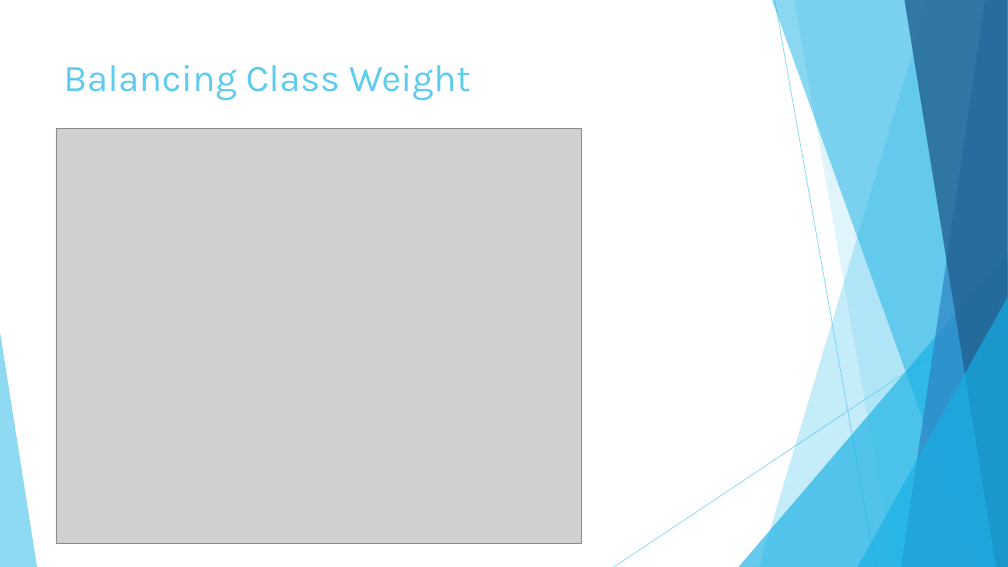
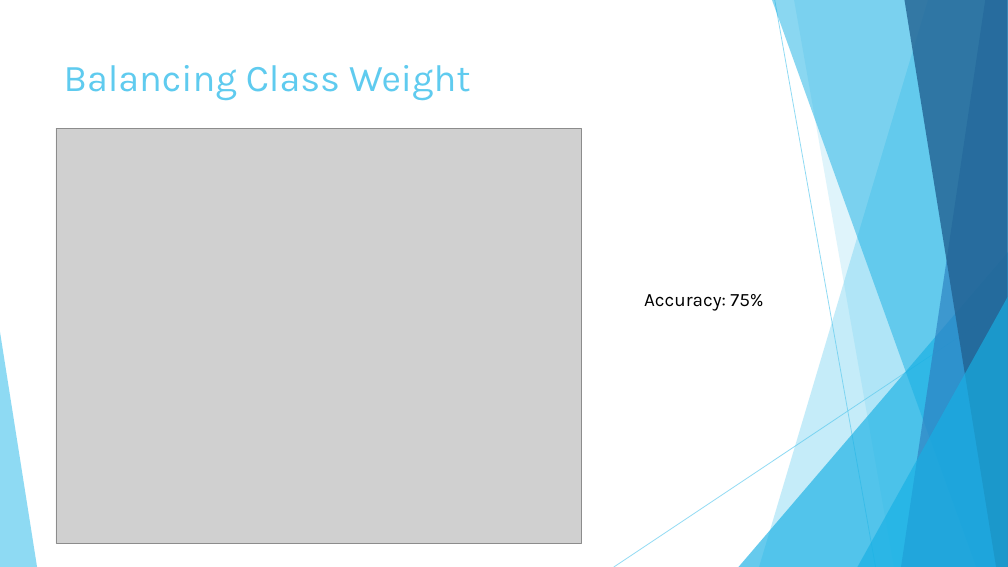
Before and after one commit to daniasalman6/Project-Data-Mining, a slide deck: slide 14 of Presentation/Final_Presentation.pptx (slide 13 before the commit). Drawn at 1008x567 pixels with LibreOffice and Linux fonts; fonts in the diff are those of the drawing; grey boxes stand for pictures. Boxes give left, top, right and bottom in pixels: in the first picture for what was removed or moved away, otherwise in the second. Text is boxed around its words. In the diff, an @@ line names an element or a change of style, - is before the commit and + after.

```diff
--- a/Presentation/Final_Presentation.pptx
+++ b/Presentation/Final_Presentation.pptx
@@ text added at box(644, 294, 763, 311), 18 pt, text #000000 @@
+Accuracy: 75%
```
Also in this commit, not shown: 3 other slides changed, 2 slides added, 1 slide removed, 1 other file.
